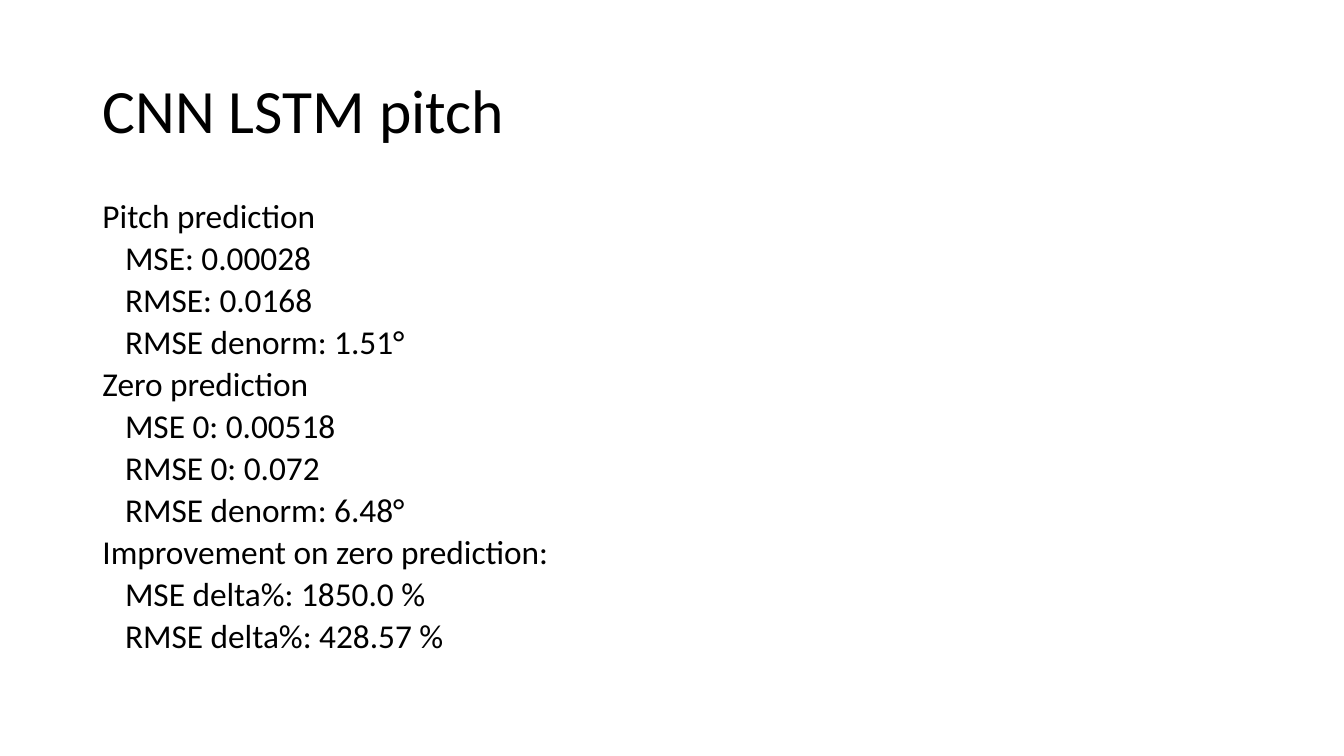
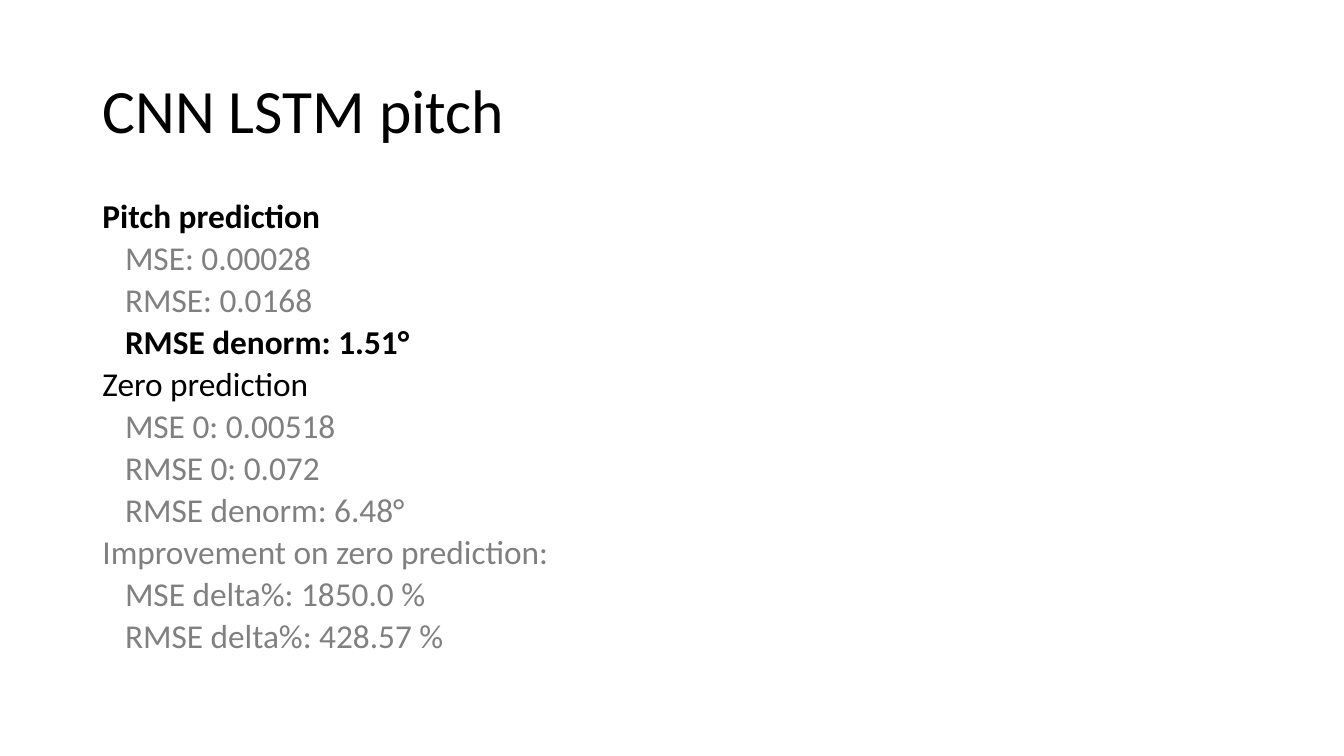
Before and after one commit to lancedw/3D-state-prediction-for-surface-vessels-using-IMU-data-and-images, a slide deck: slide 17 of Documentation/Presentations/Meeting 22-04-22.pptx (slide 10 before the commit). Drawn at 1344x756 pixels with LibreOffice and Linux fonts; fonts in the diff are those of the drawing. Boxes give left, top, right and bottom in pixels: in the first picture for what was removed or moved away, otherwise in the second. Text is boxed around its words. In the diff, an @@ line names an element or a change of style, - is before the commit and + after.

```diff
--- a/Documentation/Presentations/Meeting 22-04-22.pptx
+++ b/Documentation/Presentations/Meeting 22-04-22.pptx
@@ text at (x1=102, y1=204, x2=548, y2=648): bold on in "Pitch prediction", "RMSE denorm: 1.51°"; text colour #000000 to #808080 in "MSE: 0.00028", "RMSE: 0.0168", "MSE 0: 0.00518", "RMSE 0: 0.072" and 4 more places @@
```
Also in this commit, not shown: 3 other slides changed, 12 slides added, 5 slides removed.
